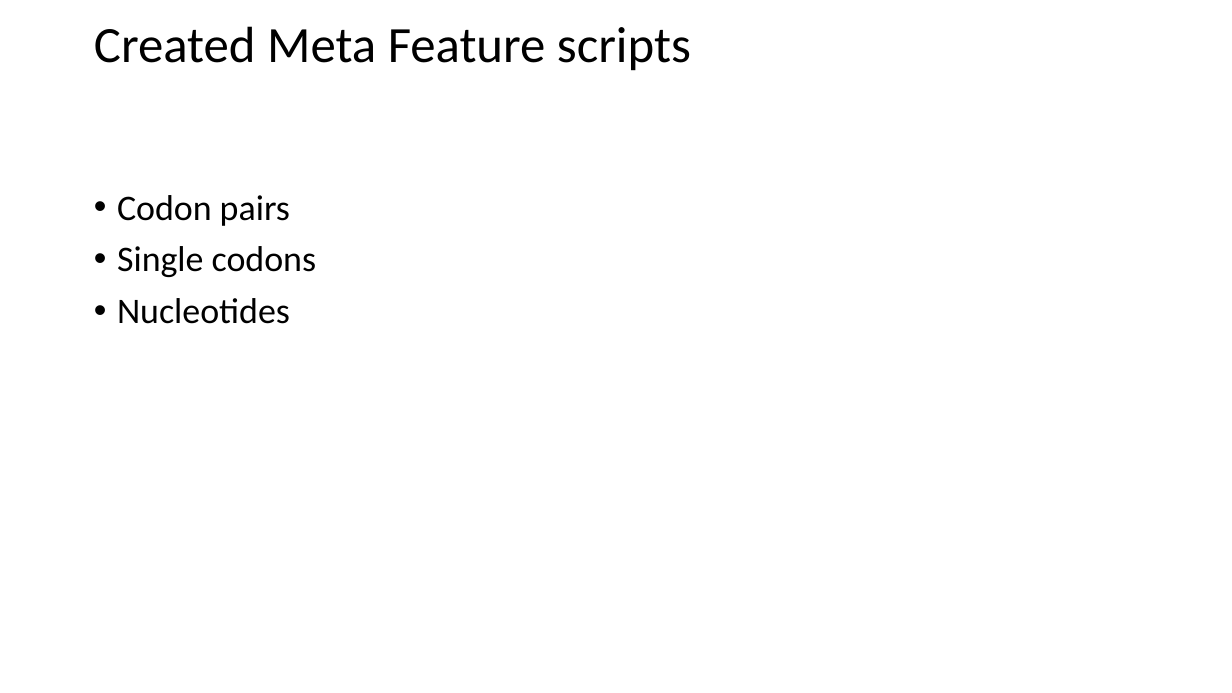
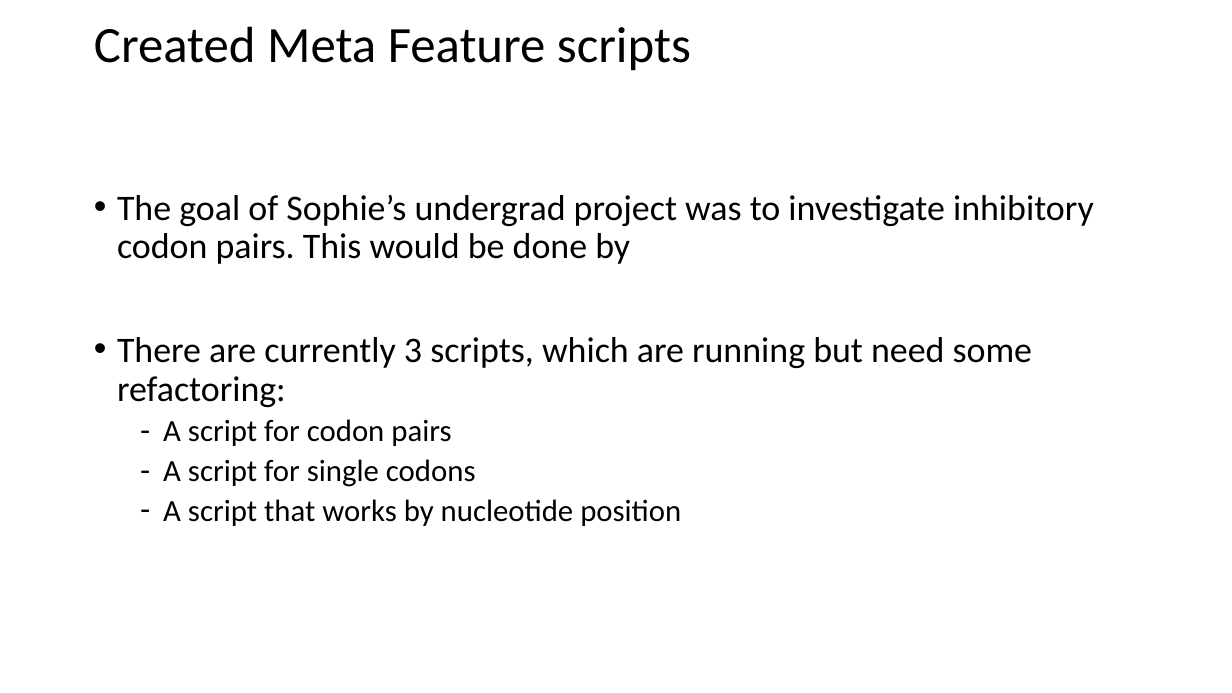
Before and after one commit to 3mma-mack/riboviz-presentation, a slide deck: slide 11 of Rundown-of-our-3-months.pptx. Drawn at 1232x693 pixels with LibreOffice and Linux fonts; fonts in the diff are those of the drawing. Boxes give left, top, right and bottom in pixels: in the first picture for what was removed or moved away, otherwise in the second. Text is boxed around its words. In the diff, an @@ line names an element or a change of style, - is before the commit and + after.

```diff
--- a/Rundown-of-our-3-months.pptx
+++ b/Rundown-of-our-3-months.pptx
@@ text at box(117, 194, 1094, 526): text changed @@
-• Codon pairs
-• Single codons
-• Nucleotides
+• The goal of Sophie’s undergrad project was to investigate inhibitory codon pairs. This would be done by
+• There are currently 3 scripts, which are running but need some refactoring:
+  – A script for codon pairs
+  – A script for single codons
+  – A script that works by nucleotide position
```
Also in this commit, not shown: 1 other slide changed, 12 other files.
